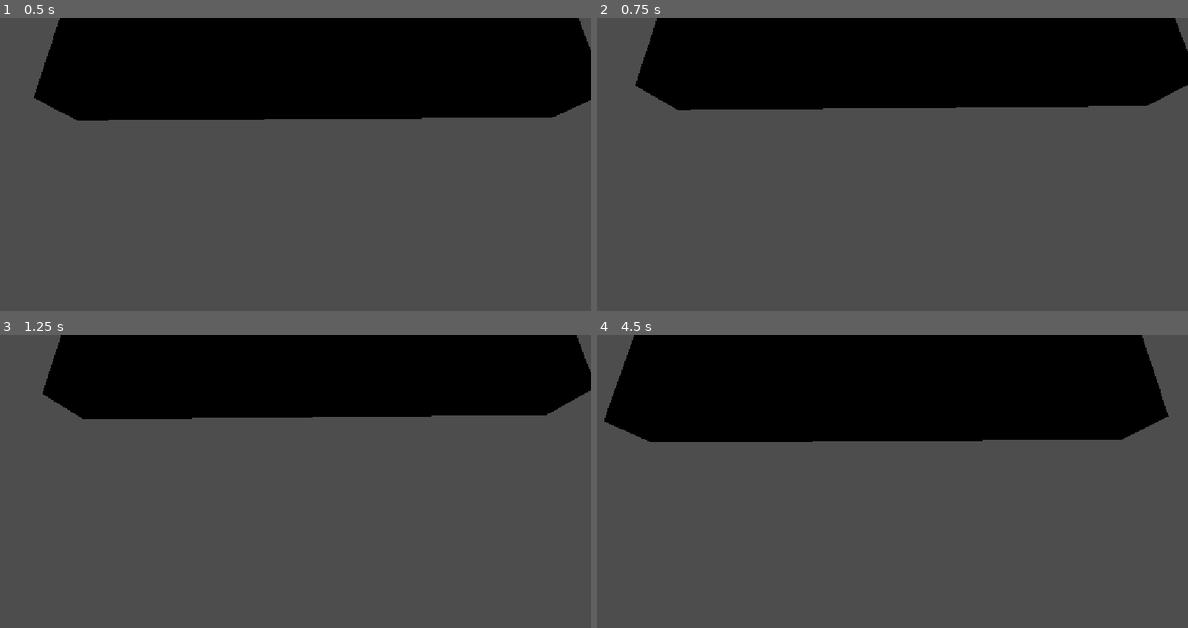
Above: before the commit, frames 1-4 (two rows, left to right).
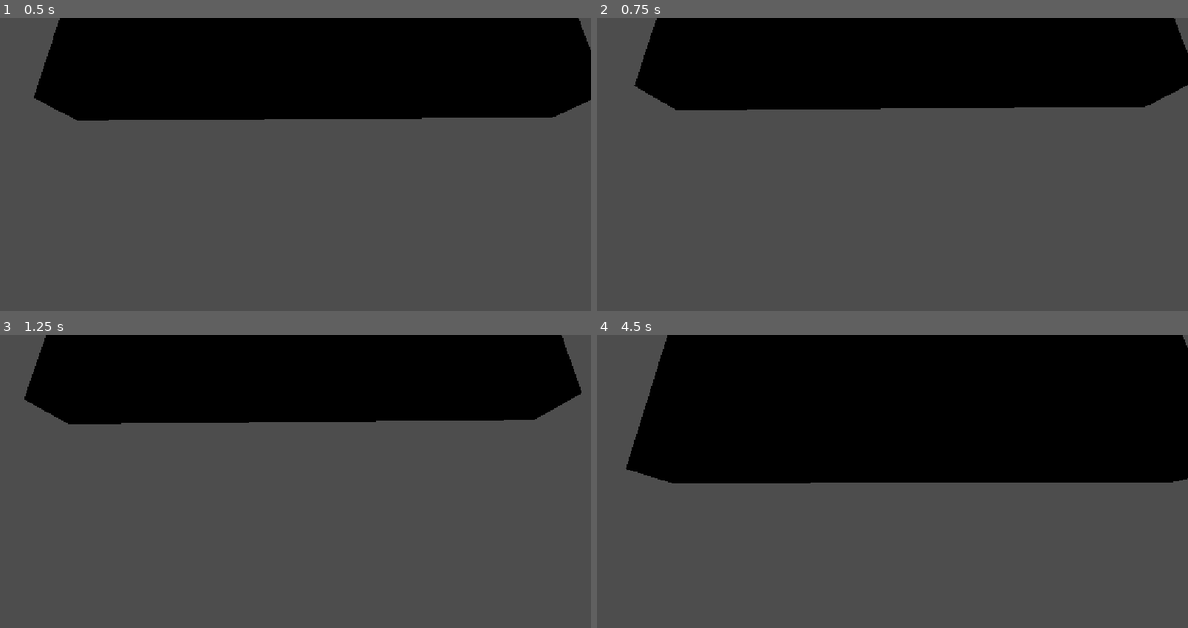
Above: after the commit, the same moments.

Repository: Riteshishere111/rolling-ball
Game: Godot game, scene res://scenes/Main.tscn
Same seed, same stepped clock (60 frames per second), same inputs: the game is played once before the commit and once after it.
Inputs:
- Up to frame 1 (0.5 s): no input
- Up to frame 2 (0.75 s): hold Right (ui_right) from 0.53 s (still down)
- Up to frame 3 (1.25 s): keep holding Right (ui_right)
- Up to frame 4 (4.5 s): release Right (ui_right) at 1.28 s; hold Down (ui_down) 1.28-2.03 s; hold Right (ui_right) 2.03-2.78 s; hold Up (ui_up) 2.78-3.53 s; hold Left (ui_left) from 3.53 s (still down)

Frame 1 is identical in both runs. In frame 2, 0.2% of the frame differs, in the area x 6-100%, y 0-32%; in frame 3, 2.7%; in frame 4, 17%, in the area x 1-100%, y 0-51%.

Commit message:
Fix Movement Problem

Diff:
--- a/scenes/player_ball.gd
+++ b/scenes/player_ball.gd
@@ -1,19 +1,30 @@
 extends RigidBody3D
+
 @export var move_force := 20.0
+
 func _physics_process(delta):
+
+	#var cam = get_parent().get_node("Camera3D")
+	var cam = get_parent().get_node("CameraPView/Camera3D")
+
+	var forward = -cam.global_transform.basis.z
+	var right = cam.global_transform.basis.x
+
 	var direction = Vector3.ZERO
 
+	if Input.is_action_pressed("ui_up"):
+		direction += forward
+
+	if Input.is_action_pressed("ui_down"):
+		direction -= forward
+
 	if Input.is_action_pressed("ui_right"):
-		direction.x+= 1
+		direction += right
 
 	if Input.is_action_pressed("ui_left"):
-		direction.x+= -1
+		direction -= right
 
-	if Input.is_action_pressed("ui_up"):
-		direction.z-= 1
+	direction.y = 0
+	direction = direction.normalized()
 
-	if Input.is_action_pressed("ui_down"):
-		direction.z+= 1
-
-	if direction!= Vector3.ZERO:
-		apply_central_force(direction.normalized()*move_force)
+	apply_central_force(direction * move_force)
